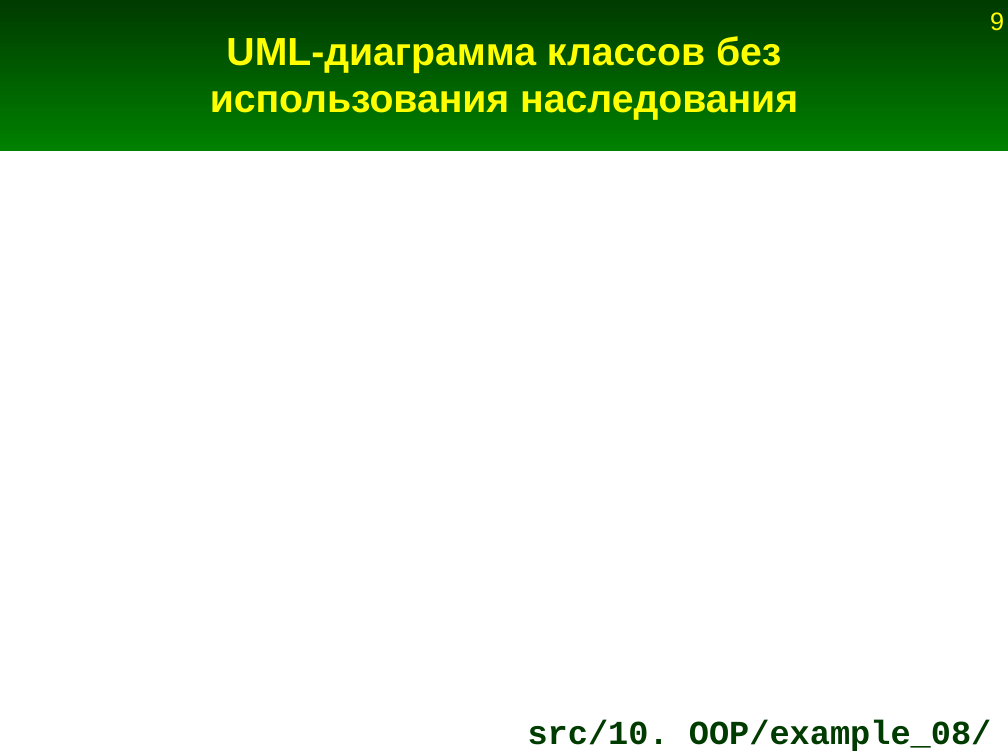
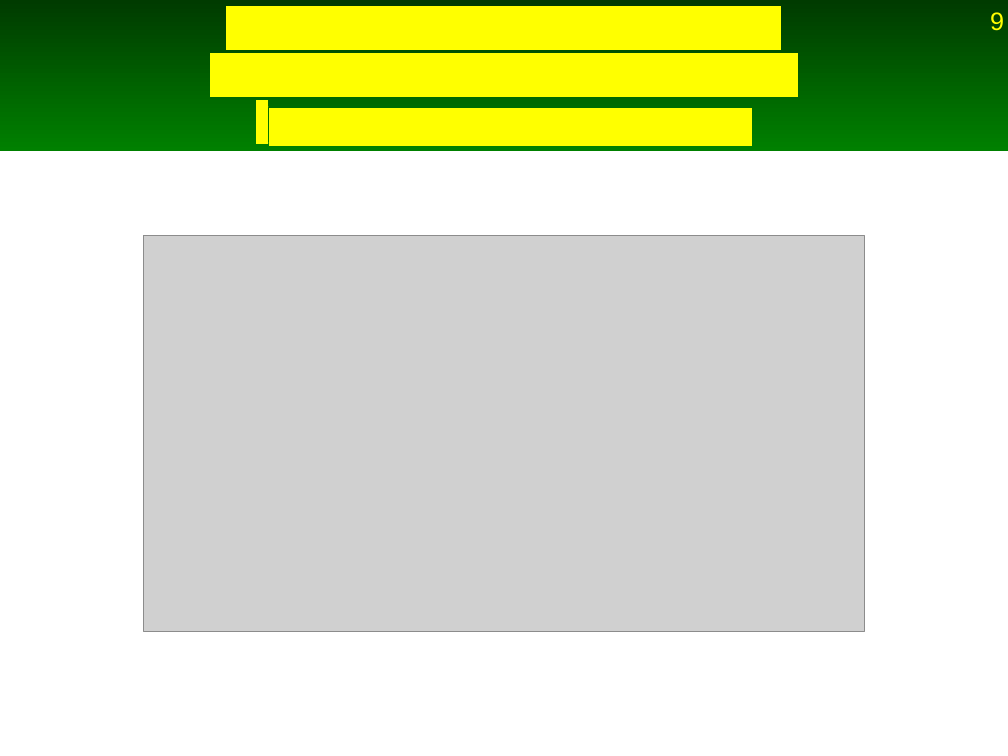
Before and after one commit to Jenyay/modelling, a slide deck: slide 9 of python language/presentations/12. OOP.odp. Drawn at 1008x756 pixels with LibreOffice and Linux fonts; fonts in the diff are those of the drawing; grey boxes stand for pictures. Boxes give left, top, right and bottom in pixels: in the first picture for what was removed or moved away, otherwise in the second. Text is boxed around its words. In the diff, an @@ line names an element or a change of style, - is before the commit and + after.

```diff
--- a/python language/presentations/12. OOP.odp
+++ b/python language/presentations/12. OOP.odp
@@ title at [210,6,798,146]: text changed @@
-UML-диаграмма классов без использования наследования
+UML-диаграмма классов без использования наследования
+(src/10. OOP/example_08/)
@@ picture added at [144,235,865,632] @@
@@ title removed at [528,719,992,751] @@
-src/10. OOP/example_08/
```
Also in this commit, not shown: 5 other slides changed.
